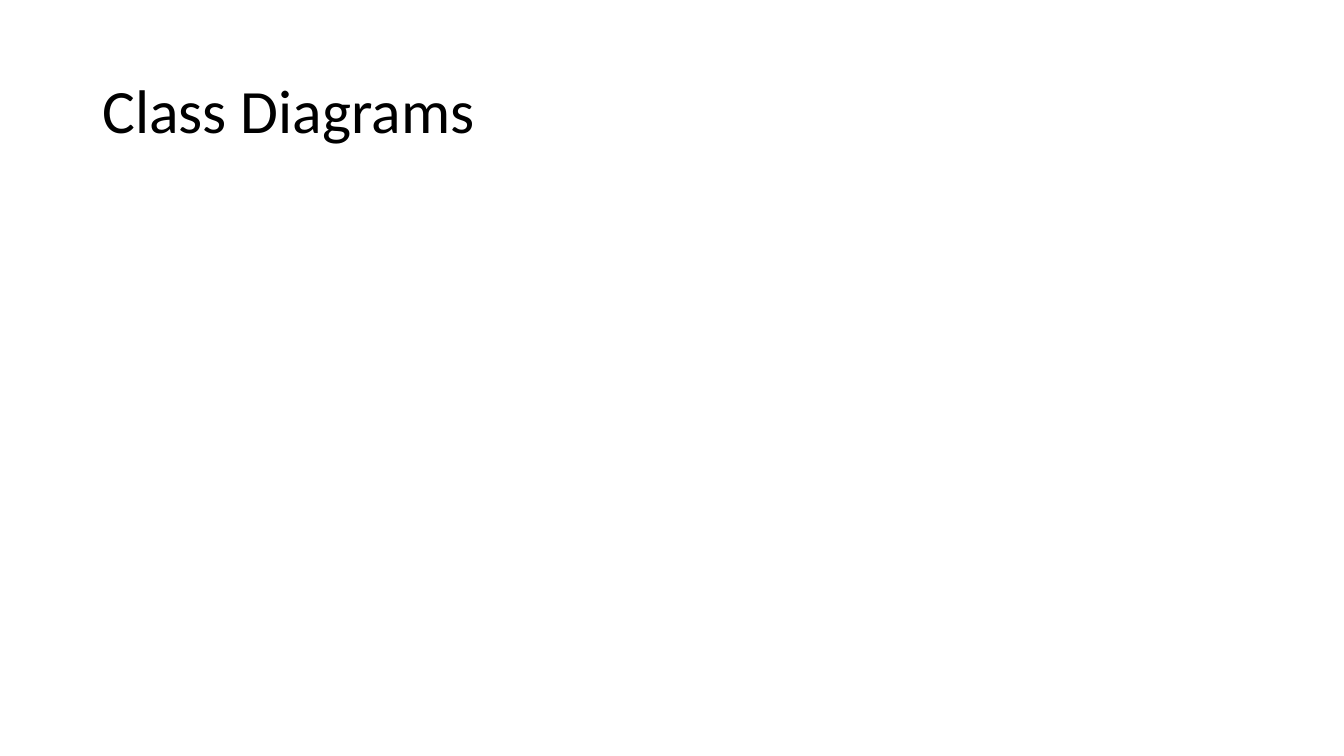
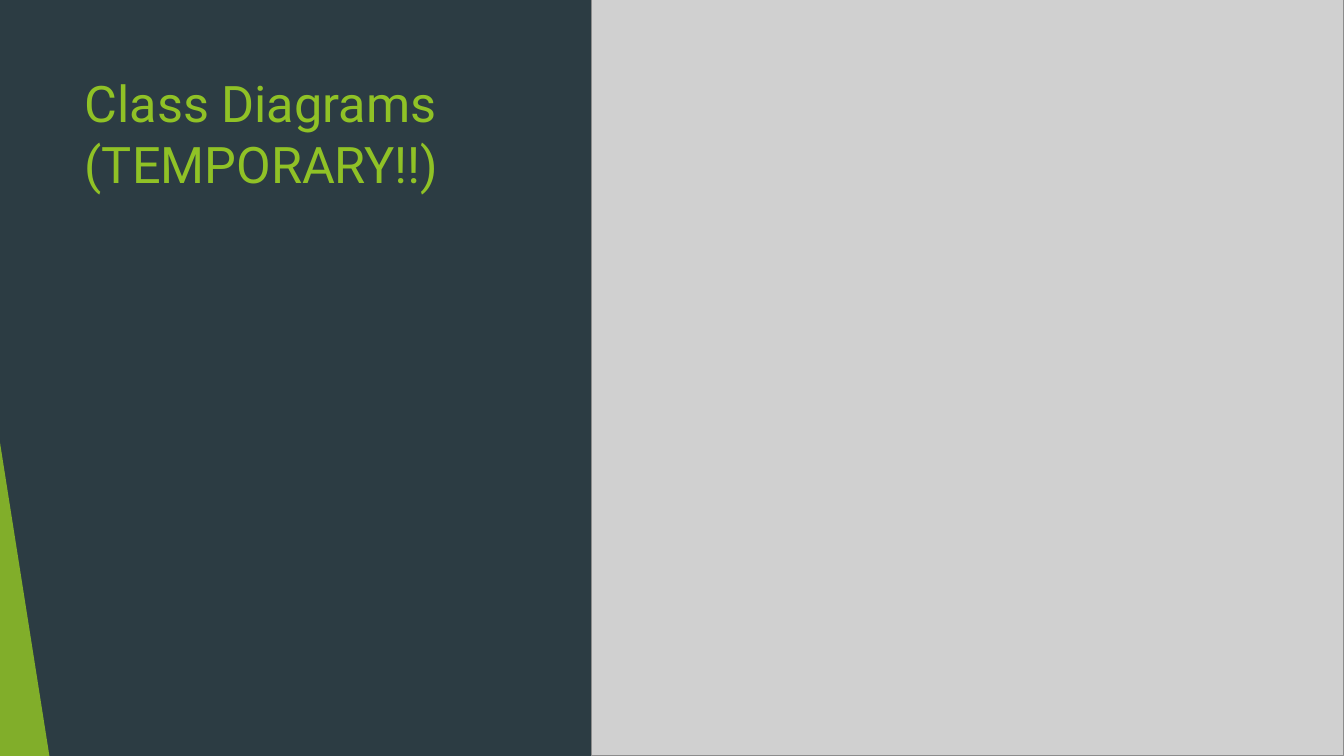
Before and after one commit to WaterbendingToph/cs414-f20-public_class_TeamD, a slide deck: slide 5 of 8- Presentation/P1 Presentation.pptx. Drawn at 1344x756 pixels with LibreOffice and Linux fonts; fonts in the diff are those of the drawing; grey boxes stand for pictures. Boxes give left, top, right and bottom in pixels: in the first picture for what was removed or moved away, otherwise in the second. Text is boxed around its words. In the diff, an @@ line names an element or a change of style, - is before the commit and + after.

```diff
--- a/8- Presentation/P1 Presentation.pptx
+++ b/8- Presentation/P1 Presentation.pptx
@@ background #FFFFFF to #2C3C43 @@
@@ picture added at (592,0,1344,756) @@
@@ title "Class Diagrams (TEMPORARY!!)" at (85,84,439,194): vertical alignment middle to top @@
@@ title at (85,84,439,194): text changed; size 44 to 36 pt; font Calibri to Roboto; text colour #000000 to #90C226 @@
-Class Diagrams
+Class Diagrams
+(TEMPORARY!!)
@@ group added at (0,0,1344,756): 5 freeform shapes, 3 triangles, 2 lines @@
```
Also in this commit, not shown: 4 other slides changed, 2 slides added, 2 slides removed.
